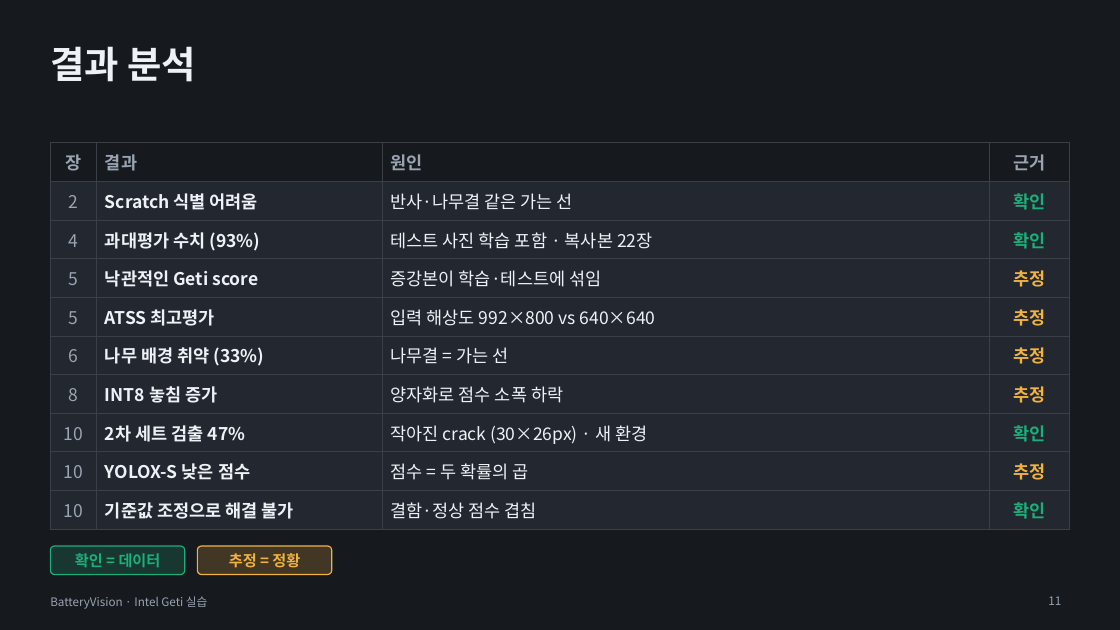
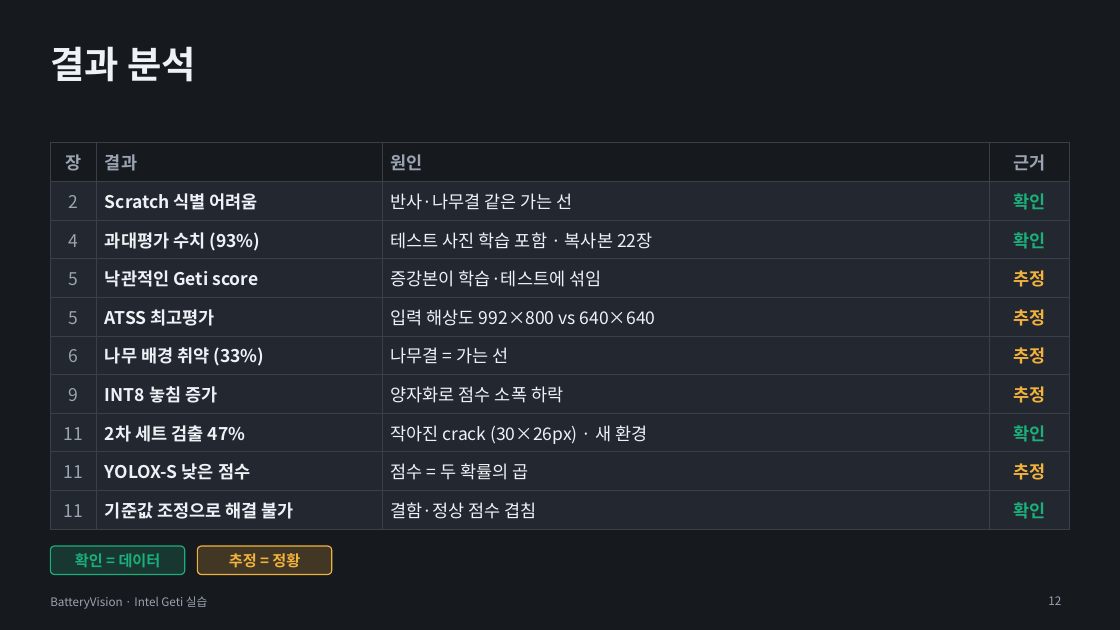
Before and after one commit to se4nchoi/batteryvision, a slide deck: slide 12 of docs/submission/BatteryVision_발표.pptx (slide 11 before the commit). Drawn at 1120x630 pixels with LibreOffice and Linux fonts; fonts in the diff are those of the drawing. Boxes give left, top, right and bottom in pixels: in the first picture for what was removed or moved away, otherwise in the second. Text is boxed around its words. In the diff, an @@ line names an element or a change of style, - is before the commit and + after.

```diff
--- a/docs/submission/BatteryVision_발표.pptx
+++ b/docs/submission/BatteryVision_발표.pptx
@@ table at box(50, 143, 1070, 523) @@
-row 7, column 1: 8
+row 7, column 1: 9
-row 8, column 1: 10
+row 8, column 1: 11
-row 9, column 1: 10
+row 9, column 1: 11
-row 10, column 1: 10
+row 10, column 1: 11
@@ page number at box(1048, 596, 1061, 605): text changed @@
-11
+12
```
Also in this commit, not shown: 2 other slides changed, 1 slide added, 6 other files.
